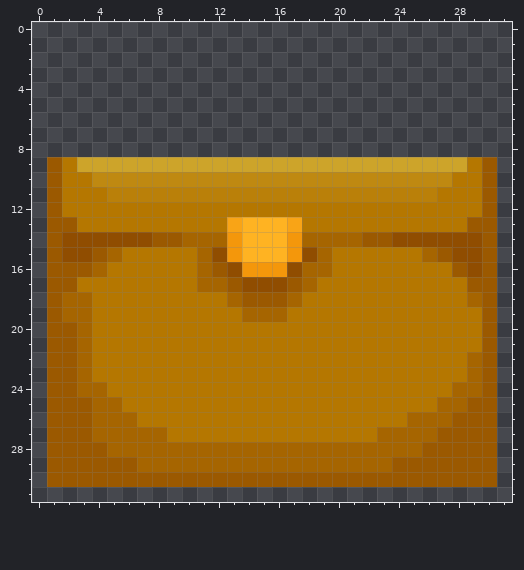
Edited in one commit: pixel-art sprite (sprites/images/sprBoxes_0.png). The picture above is the old version.
The file is 32x32 pixels.
Once edited:
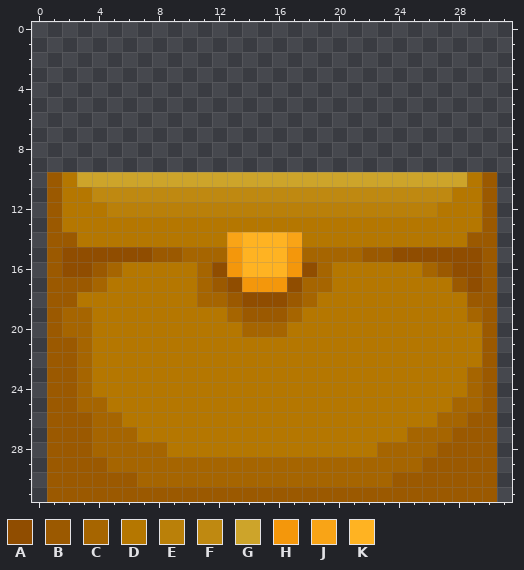
Palette (. is transparent): A #904d00  B #9b5900  C #a66500  D #b57700  E #ba8009  F #bf8911  G #cda42a  H #f4970b  J #f9a416  K #ffb322
What changed:
y 9: x 1..30 BDGGGGGGGGGGGGGGGGGGGGGGGGGGDB -> ..............................
y 10: x 3..28 DFFFFFFFFFFFFFFFFFFFFFFFFD -> GGGGGGGGGGGGGGGGGGGGGGGGGG
y 11: x 4..27 DEEEEEEEEEEEEEEEEEEEEEED -> FFFFFFFFFFFFFFFFFFFFFFFF
y 12: x 5..26 DDDDDDDDDDDDDDDDDDDDDD -> EEEEEEEEEEEEEEEEEEEEEE
y 13: x 2 B -> D; x 13..17 JKKKJ -> DDDDD; x 29 B -> D
y 14: x 2..13 AAAAAABBCCCH -> BDDDDDDDDDDJ; x 17..29 HCCCCBBAAAAAA -> JDDDDDDDDDDDB
y 15: x 4..10 BCDDDDD -> AAAABBC; x 12 A -> C; x 18 A -> C; x 20..27 DDDDDDCB -> CCBBAAAA
y 16: x 2..5 BBCD -> AABC; x 12..18 BAHHHAC -> AHKKKHA; x 26..28 DDB -> CBA
y 17: x 3..4 DD -> BC; x 12..17 CBAAAB -> BAHHHA; x 19 D -> C; x 28..29 DB -> BA
y 18: x 2..3 CC -> BD; x 11..18 DDCBBBCD -> CCBAAABC; x 29 C -> B
y 19: x 13..17 DCCCD -> CBBBC; x 29 D -> C
y 20: x 2 B -> C; x 14..16 DDD -> CCC
y 22: x 29 C -> D
y 24: x 4 C -> D; x 28 C -> D
y 25: x 3 B -> C; x 5 C -> D; x 27 C -> D; x 29 B -> C
y 26: x 6 C -> D; x 25..26 CC -> DD; x 28 B -> C
y 27: x 7..8 CC -> DD; x 23..24 CC -> DD; x 27 B -> C
y 28: x 4 B -> C; x 9..22 CCCCCCCCCCCCCC -> DDDDDDDDDDDDDD; x 26 B -> C
y 29: x 5..6 BB -> CC; x 24..25 BB -> CC
y 30: x 7..23 BBBBBBBBBBBBBBBBB -> CCCCCCCCCCCCCCCCC
y 31: x 1..30 .............................. -> BBBBBBBBBBBBBBBBBBBBBBBBBBBBBB
Changed places in both pictures, as pixel boxes (x1, y1, x2, y2):
changed: (47, 157, 497, 502)
